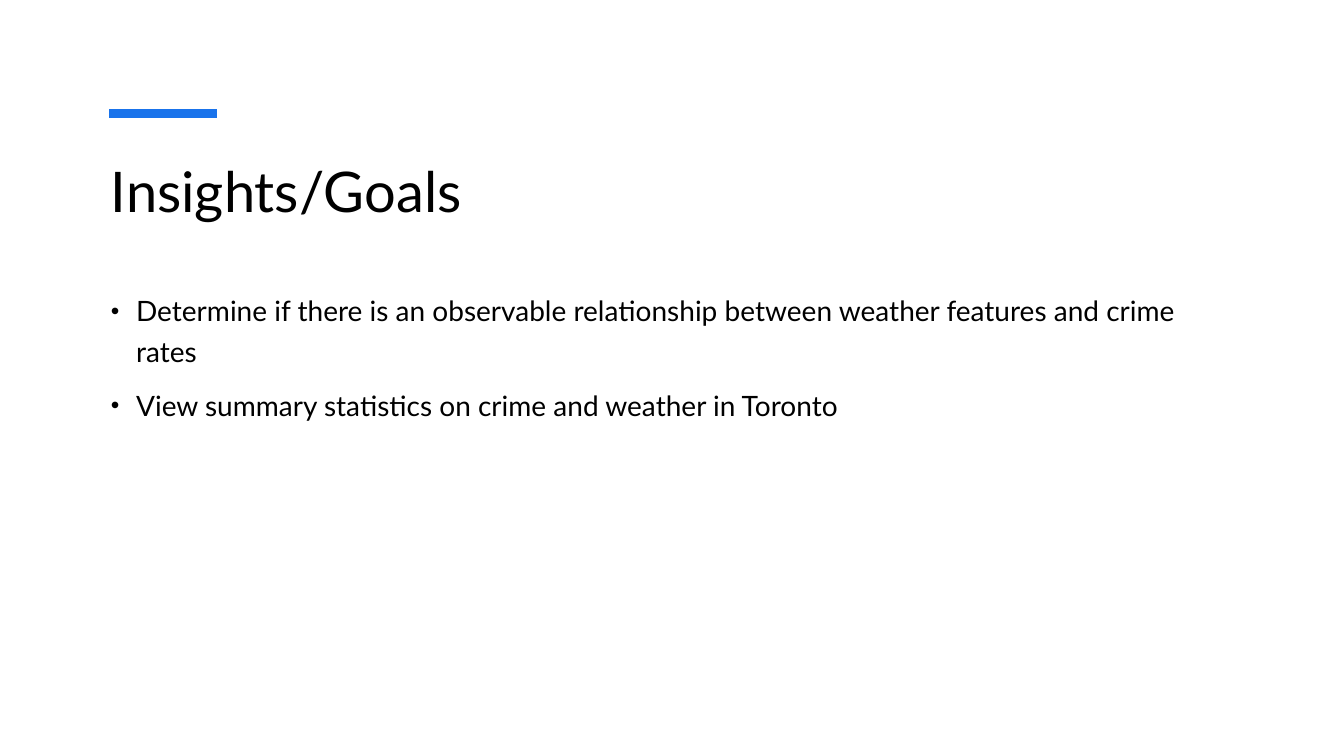
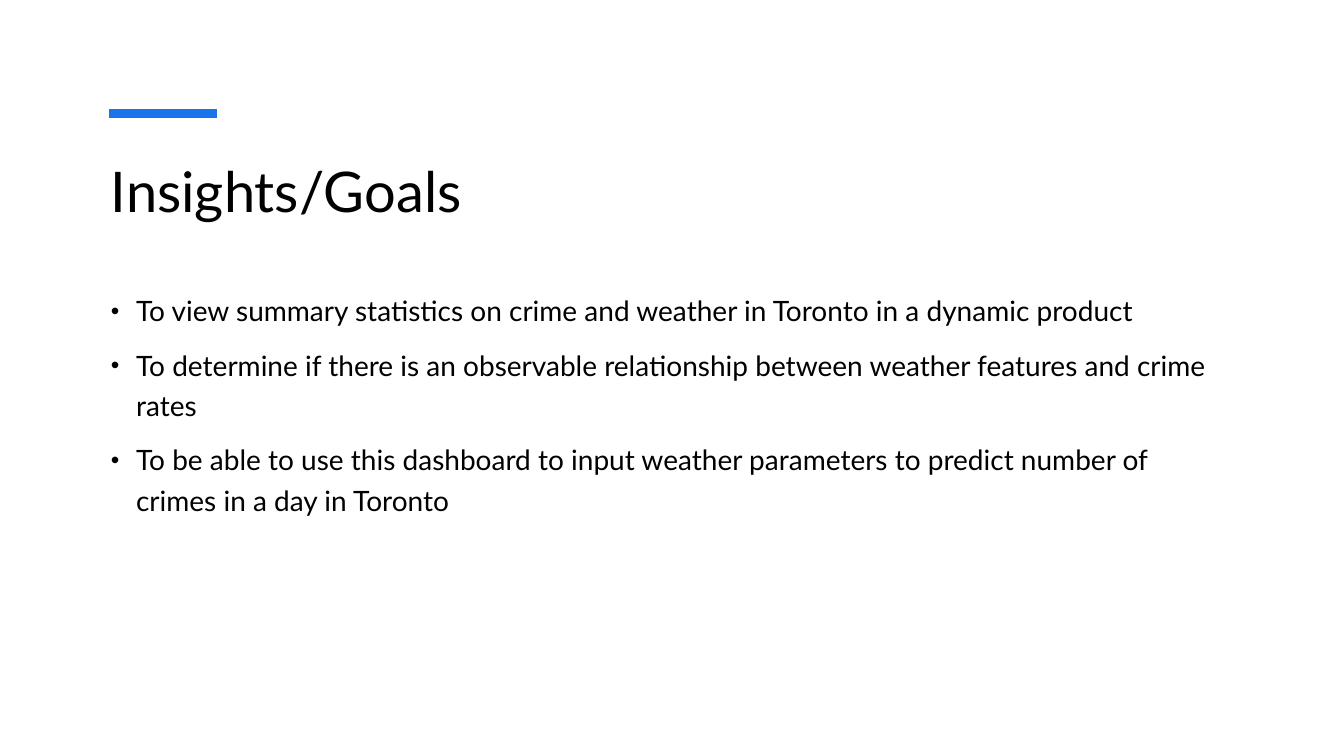
Before and after one commit to MickMarch/Canadian_Homelessness_Analysis, a slide deck: slide 5 of Dashboard_Mockup.pptx (slide 7 before the commit). Drawn at 1344x756 pixels with LibreOffice and Linux fonts; fonts in the diff are those of the drawing. Boxes give left, top, right and bottom in pixels: in the first picture for what was removed or moved away, otherwise in the second. Text is boxed around its words. In the diff, an @@ line names an element or a change of style, - is before the commit and + after.

Commit message:
Added visual to dashboard

```diff
--- a/Dashboard_Mockup.pptx
+++ b/Dashboard_Mockup.pptx
@@ text at [136,300,1205,516]: text changed @@
-• Determine if there is an observable relationship between weather features and crime rates
-• View summary statistics on crime and weather in Toronto
+• To view summary statistics on crime and weather in Toronto in a dynamic product
+• To determine if there is an observable relationship between weather features and crime rates
+• To be able to use this dashboard to input weather parameters to predict number of crimes in a day in Toronto
```
Also in this commit, not shown: 1 other slide changed, 2 slides removed.
